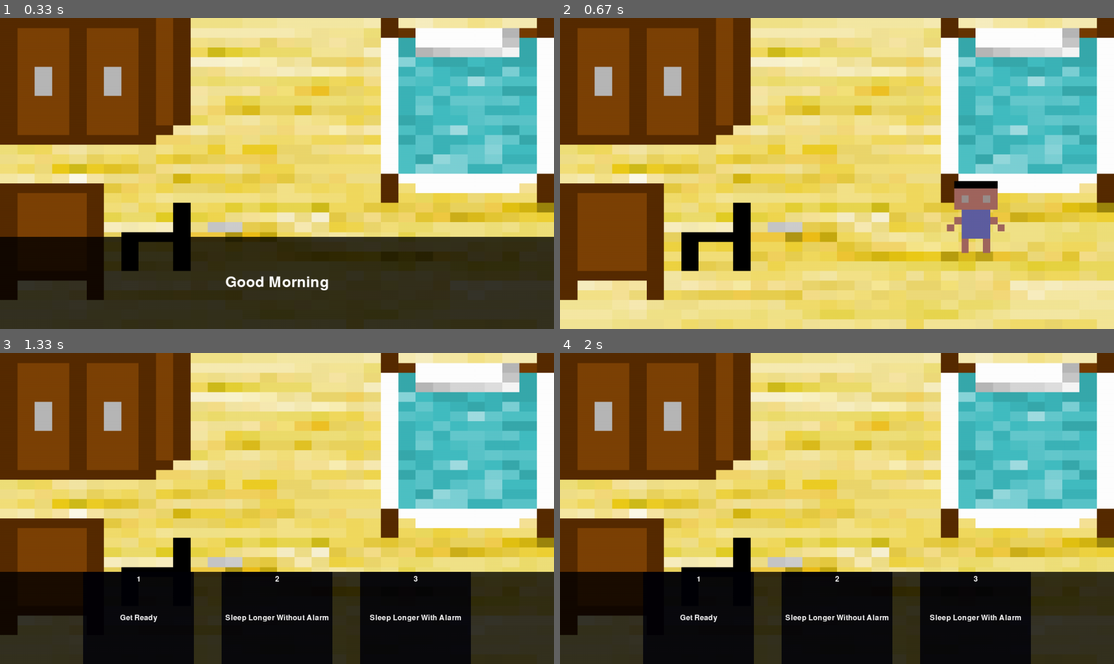
Above: before the commit, frames 1-4 (two rows, left to right).
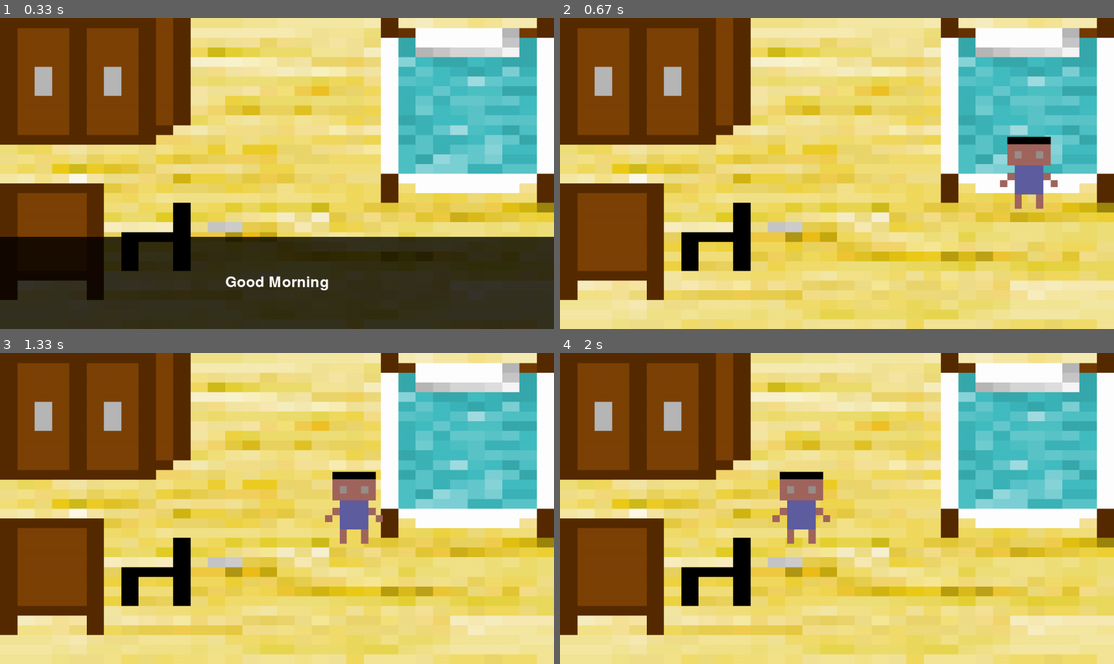
Above: after the commit, the same moments.

Repository: tymatt1/AnOrdinaryDay
Game: pygame game, started from src/main.py
Same seed, same stepped clock (60 frames per second), same inputs: the game is played once before the commit and once after it.
Inputs:
- Up to frame 1 (0.33 s): no input
- Up to frame 2 (0.67 s): tap Space at 0.33 s
- Up to frame 3 (1.33 s): no input
- Up to frame 4 (2 s): no input

Frame 1 is identical in both runs. In frame 2, 3.0% of the frame differs, in the area x 69-90%, y 38-76%; in frame 3, 30%, in the area x 0-100%, y 38-100%; in frame 4, 30%.

Commit message:
changed starting spot for bedroom

Diff:
--- a/src/scenes.py
+++ b/src/scenes.py
@@ -16,7 +16,7 @@
 
 dorm = Scene(None, Assets.bedroom,
              TextBox("Good Morning"),
-             Character(Assets.character, (500, 500), (1000, 200), (500, 150), 0.5),
+             Character(Assets.character, (500, 500), (900, 70), (10, 70), 2.5),
              Decision(
                  ("Get Ready", Scene(dine, Assets.bedroom, TextBox("Getting Ready"))),
                  ("Sleep Longer Without Alarm", Scene(None, Assets.bedroom, TextBox("Sleeping"))),
